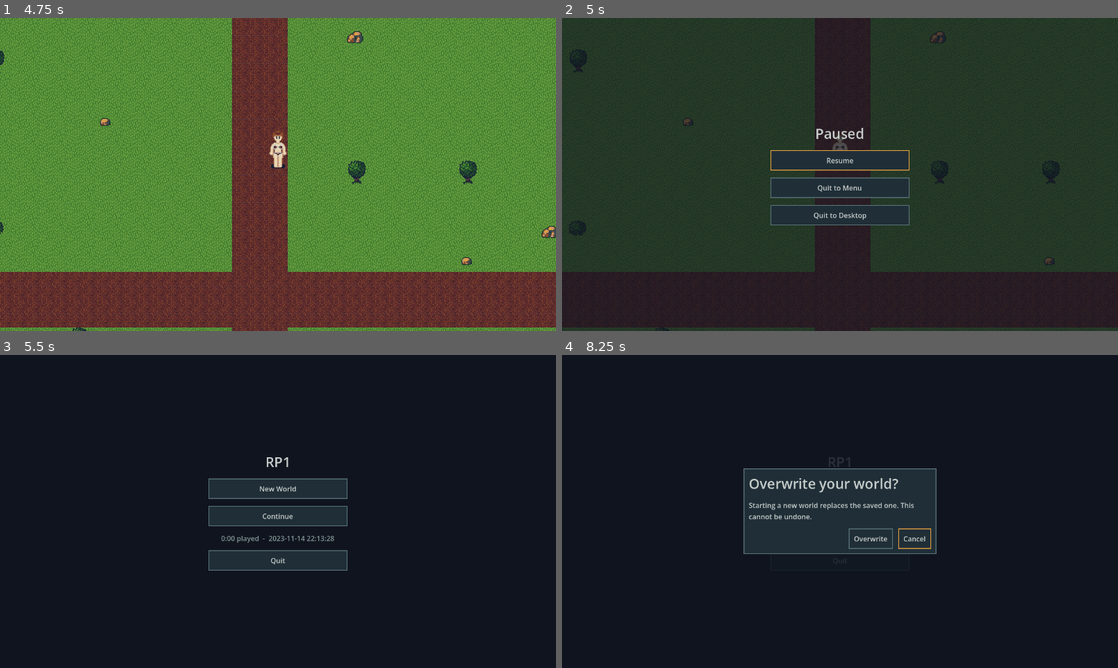
Above: before the commit, frames 1-4 (two rows, left to right).
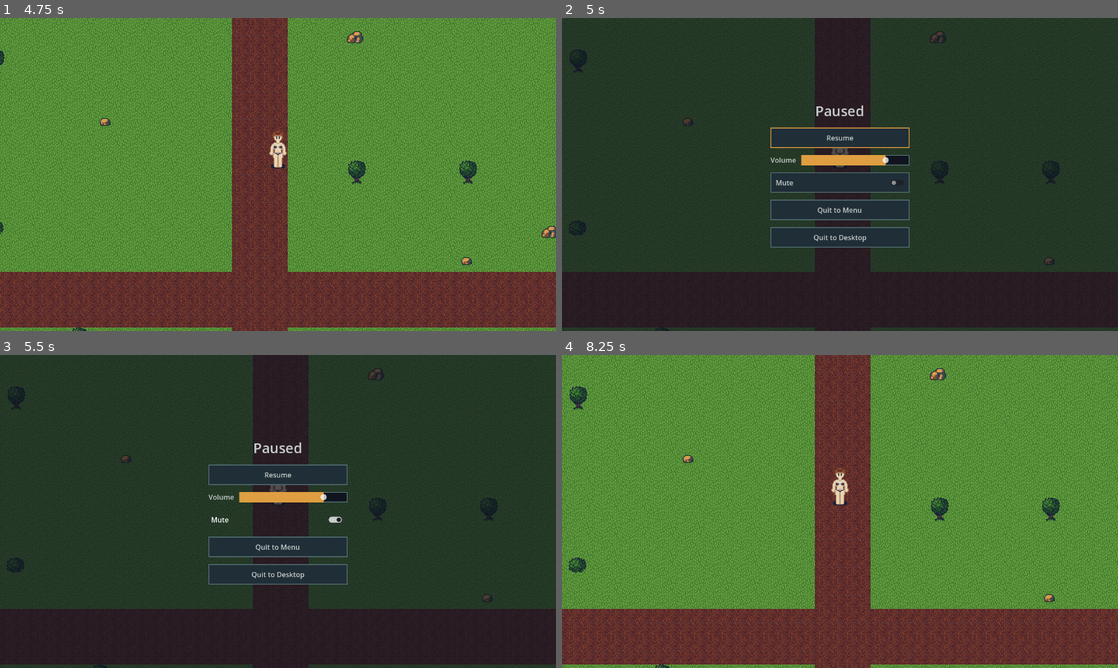
Above: after the commit, the same moments.

Repository: HuyNguyen260398/rp1
Game: Godot game, scene res://scenes/main.tscn
Two runs of this game, one before a commit and one after it. Both use one fixed random seed, a clock stepped at 60 frames per second and the inputs below.
Inputs (mouse positions are in pixels of both pictures, inside the frame that each line leads up to):
- Up to frame 1 (4.75 s): click "New World" at 0.5 s; tap Enter at 1.25, 3.5 s; move the mouse to (400, 158) at 1.27 s; hold D (move_right) 1.28-2 s; hold Shift 1.28-2 s; click (400, 158) at 1.42 s; drag from (166, 190) to (250, 237) at 2.02 s; tap Space at 2.75, 4.25 s; move the mouse to (333, 105) at 2.77 s; hold D (move_right) 2.78-3.5 s; tap Ctrl at 2.85 s; drag from (250, 237) to (111, 127) at 3.52 s; move the mouse to (444, 221) at 4.27 s; hold A (move_left) from 4.28 s (still down); tap Alt at 4.35 s
- Up to frame 2 (5 s): keep holding A (move_left); tap Escape (pause) at 4.9 s
- Up to frame 3 (5.5 s): release A (move_left) at 5 s; click (278, 520) at 5 s, where only the run after the commit has a clickable "Mute"
- Up to frame 4 (8.25 s): click (840, 489) at 5.75 s, where only the run before the commit has a clickable "New World"; click (840, 514) at 6.5 s, where only the run before the commit has a clickable "Continue"; click (840, 514) at 7.25 s, where only the run before the commit has a clickable "Continue"; click (840, 473) at 8 s, where only the run after the commit has a clickable "Resume"

Frame 1 is identical in both runs. In frame 2, 2.7% of the frame differs, in the area x 37-63%, y 27-74%; in frame 3, 78%; in frame 4, 100%, in the area x 0-100%, y 0-100%.

Commit message:
feat: volume and mute on the pause menu
Co-Authored-By: Claude Opus 5 <noreply@anthropic.com>
Claude-Session: https://claude.ai/code/session_014vBbDRSLwskmTypWAZYW9i

Diff:
--- a/src/presentation/main.gd
+++ b/src/presentation/main.gd
@@ -21,6 +21,7 @@
 var _pause_menu: PauseMenu = null
 var _confirm: ConfirmPanel = null
 var _audio_director: AudioDirector = null
+var _settings: Settings = null
 
 ## Set when a save fails on the way out, so a second attempt quits anyway.
 var _quit_was_refused: bool = false
@@ -45,6 +46,10 @@
 	_audio_director.rng = RandomNumberGenerator.new()
 	_audio_director.rng.randomize()
 	_audio_director.configure(_registry)
+
+	_settings = Settings.load_from()
+	_audio_director.set_master_volume(_settings.master_volume)
+	_audio_director.set_muted(_settings.muted)
 
 	_session = GameSession.new()
 
@@ -75,6 +80,9 @@
 	_pause_menu.quit_to_menu_requested.connect(_on_quit_to_menu)
 	_pause_menu.quit_to_desktop_requested.connect(_save_and_quit)
 	_ui.add_child(_pause_menu)
+	_pause_menu.volume_changed.connect(_on_volume_changed)
+	_pause_menu.mute_toggled.connect(_on_mute_toggled)
+	_pause_menu.show_settings(_settings.master_volume, _settings.muted)
 
 	_confirm = ConfirmPanel.new()
 	_confirm.name = "ConfirmPanel"
@@ -218,11 +226,33 @@
 	_show_main_menu()
 
 
+func _on_volume_changed(value: float) -> void:
+	# Applied immediately so the slider is audible while dragging;
+	# written on un-pause, because writing per drag event is a file write
+	# per pixel of travel.
+	_settings.master_volume = value
+	_audio_director.set_master_volume(value)
+
+
+func _on_mute_toggled(muted: bool) -> void:
+	_settings.muted = muted
+	_audio_director.set_muted(muted)
+
+
+func _save_settings() -> void:
+	var err: String = _settings.save_to()
+	if err != "":
+		push_error("settings: %s" % err)
+
+
 func _set_paused(paused: bool) -> void:
 	get_tree().paused = paused
 	_pause_menu.visible = paused
 	if paused:
+		_pause_menu.show_settings(_settings.master_volume, _settings.muted)
 		_pause_menu.focus_first()
+	else:
+		_save_settings()
 
 
 # --- loop -------------------------------------------------------------
@@ -264,6 +294,7 @@
 
 	var errors: PackedStringArray = _session.save_now(_registry, "quit")
 	if errors.is_empty() or _quit_was_refused:
+		_save_settings()
 		get_tree().quit()
 		return
 
--- a/src/ui/pause_menu.gd
+++ b/src/ui/pause_menu.gd
@@ -12,8 +12,12 @@
 signal resume_requested
 signal quit_to_menu_requested
 signal quit_to_desktop_requested
+signal volume_changed(value: float)
+signal mute_toggled(muted: bool)
 
 var _resume_button: Button = null
+var _volume: HSlider = null
+var _mute: CheckButton = null
 
 
 func _ready() -> void:
@@ -45,6 +49,28 @@
 	_resume_button.pressed.connect(func() -> void: resume_requested.emit())
 	column.add_child(_resume_button)
 
+	var volume_row: HBoxContainer = HBoxContainer.new()
+	volume_row.add_theme_constant_override("separation", 12)
+	column.add_child(volume_row)
+
+	var volume_label: Label = Label.new()
+	volume_label.text = "Volume"
+	volume_row.add_child(volume_label)
+
+	_volume = HSlider.new()
+	_volume.min_value = 0.0
+	_volume.max_value = 1.0
+	_volume.step = 0.05
+	_volume.custom_minimum_size = Vector2(180, 0)
+	_volume.size_flags_horizontal = Control.SIZE_EXPAND_FILL
+	_volume.value_changed.connect(func(v: float) -> void: volume_changed.emit(v))
+	volume_row.add_child(_volume)
+
+	_mute = CheckButton.new()
+	_mute.text = "Mute"
+	_mute.toggled.connect(func(on: bool) -> void: mute_toggled.emit(on))
+	column.add_child(_mute)
+
 	var to_menu: Button = Button.new()
 	to_menu.text = "Quit to Menu"
 	to_menu.pressed.connect(func() -> void: quit_to_menu_requested.emit())
@@ -60,3 +86,11 @@
 ## navigation starts somewhere harmless.
 func focus_first() -> void:
 	_resume_button.grab_focus()
+
+
+## Pushes the loaded settings into the controls without re-emitting:
+## set_value_no_signal, or opening the menu would look like a change and
+## write the file back on every pause.
+func show_settings(volume: float, muted: bool) -> void:
+	_volume.set_value_no_signal(volume)
+	_mute.set_pressed_no_signal(muted)
--- a/src/ui/ui_theme.gd
+++ b/src/ui/ui_theme.gd
@@ -62,4 +62,14 @@
 
 	theme.set_stylebox("panel", "PanelContainer", _box(PANEL, BORDER))
 	theme.set_color("font_color", "Label", TEXT)
+
+	# A slider's track and its filled portion. ACCENT for the filled part
+	# so the level reads at a glance in a dim menu.
+	theme.set_stylebox("slider", "HSlider", _box(BACKGROUND, BORDER))
+	theme.set_stylebox("grabber_area", "HSlider", _box(ACCENT, ACCENT))
+	theme.set_stylebox("grabber_area_highlight", "HSlider", _box(ACCENT, TEXT))
+
+	theme.set_color("font_color", "CheckButton", TEXT)
+	theme.set_color("font_hover_color", "CheckButton", ACCENT)
+	theme.set_color("font_focus_color", "CheckButton", TEXT)
 	return theme
--- a/tests/test_ui_theme.gd
+++ b/tests/test_ui_theme.gd
@@ -40,3 +40,13 @@
 	assert_true(theme.has_stylebox("panel", "PanelContainer"))
 	assert_true(theme.has_color("font_color", "Button"))
 	assert_true(theme.has_color("font_disabled_color", "Button"))
+
+
+func test_the_theme_styles_the_settings_controls() -> void:
+	# The palette rule has no other enforcement for a control the menus
+	# start using: check_palette.sh cannot see a Color, so an unstyled
+	# HSlider would ship Godot's default grey and nothing would fail.
+	var theme: Theme = UiTheme.build()
+	assert_true(theme.has_stylebox("slider", "HSlider"))
+	assert_true(theme.has_stylebox("grabber_area", "HSlider"))
+	assert_true(theme.has_color("font_color", "CheckButton"))
